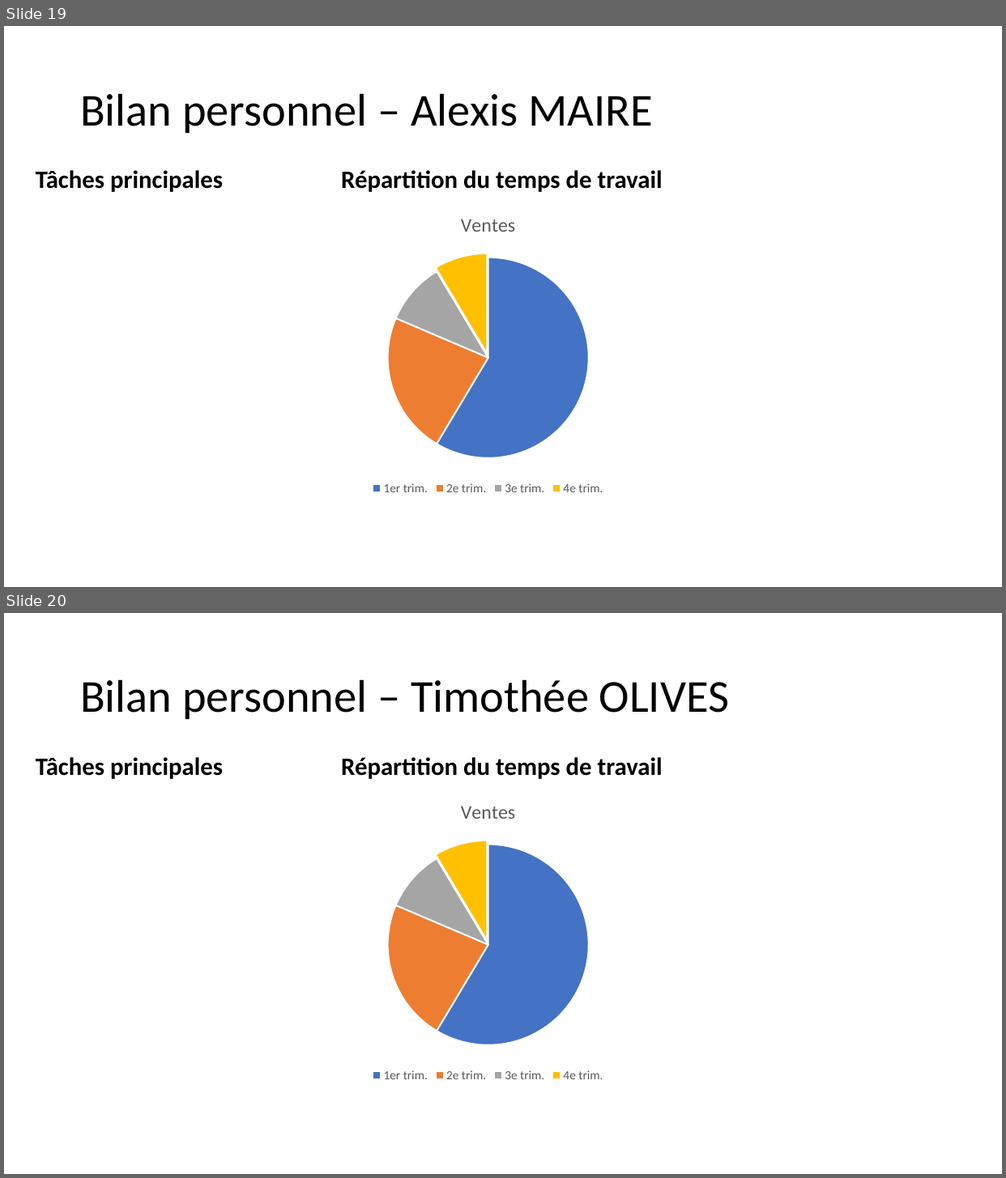
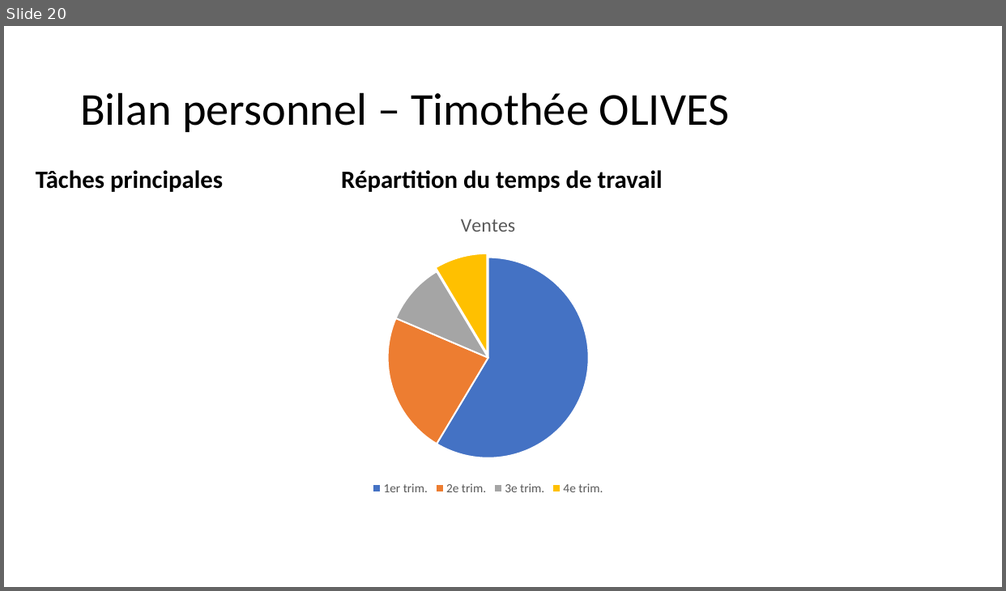
Before and after one commit to PorteAntoine/IHM_PEPPER_CPE2017, a slide deck: Rapport/Diapo_ihm_pepper.pptx. Shown one above the other, each under a label of ours: slides 19 and 20 before the commit, slide 20 after it. The pictures are 1006x1178 and 1006x591 pixels, drawn with LibreOffice and Linux fonts; fonts in the diff are those of the drawing; background and template pictures are left out. Boxes give left, top, right and bottom in pixels: in the first picture for what was removed or moved away, otherwise in the second. Text is boxed around its words. In the diff, an @@ line names an element or a change of style, - is before the commit and + after.

```diff
--- a/Rapport/Diapo_ihm_pepper.pptx
+++ b/Rapport/Diapo_ihm_pepper.pptx
@@ slide 19 removed at box(4, 26, 1002, 587), background picture (left out) @@
@@ title removed at box(80, 93, 652, 133) @@
-Bilan personnel – Alexis MAIRE
@@ text removed at box(36, 170, 223, 192) @@
-Tâches principales
@@ text removed at box(341, 170, 663, 192) @@
-Répartition du temps de travail
@@ pie chart removed at box(325, 198, 651, 499) @@
-title "Ventes"
-categories: 1er trim., 2e trim., 3e trim., 4e trim.
-Ventes: 59, 23, 10, 9
```
Also in this commit, not shown: 10 slides changed, 3 slides added.
